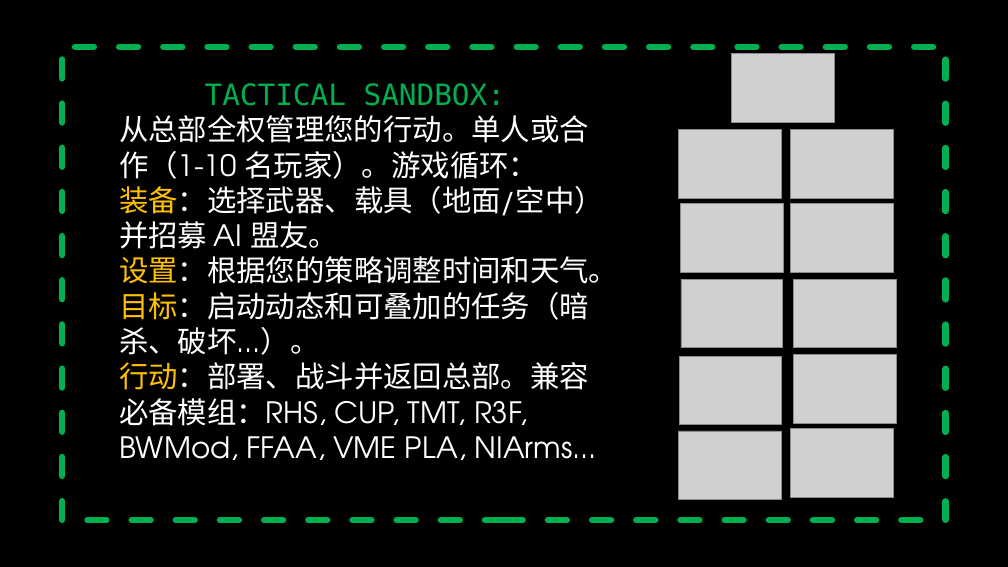
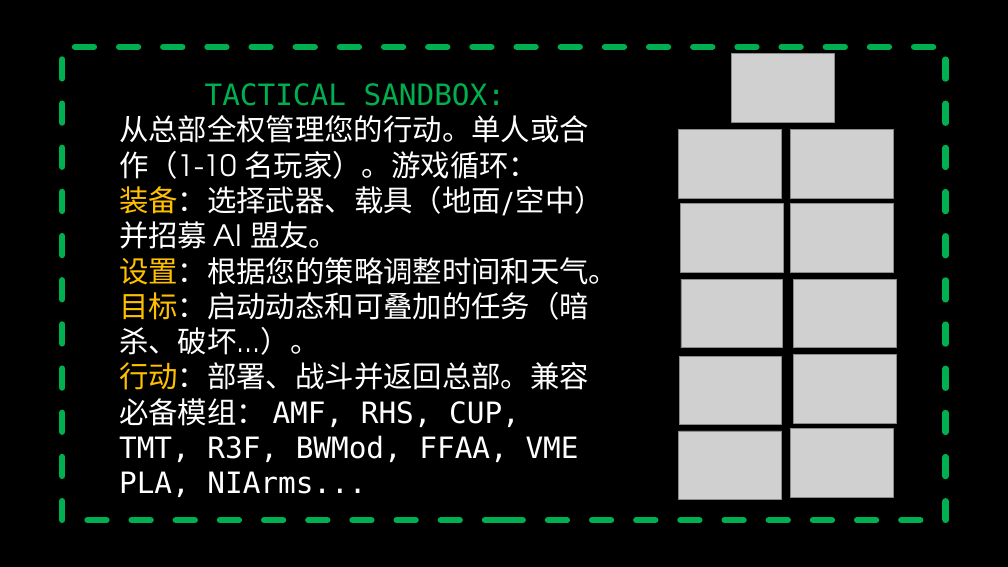
Before and after one commit to la404family/Arma3-Tactical-Sandbox, a slide deck: slide 13 of 01%20TACTICAL%20SANDBOX%20-%20Molos%20Version.Altis/other/Presentation1.pptx. Drawn at 1008x567 pixels with LibreOffice and Linux fonts; fonts in the diff are those of the drawing; grey boxes stand for pictures; background and template pictures are left out. Boxes give left, top, right and bottom in pixels: in the first picture for what was removed or moved away, otherwise in the second. Text is boxed around its words. In the diff, an @@ line names an element or a change of style, - is before the commit and + after.

```diff
--- a/01%20TACTICAL%20SANDBOX%20-%20Molos%20Version.Altis/other/Presentation1.pptx
+++ b/01%20TACTICAL%20SANDBOX%20-%20Molos%20Version.Altis/other/Presentation1.pptx
@@ text at [119, 362, 589, 497]: text changed; font TeX Gyre Adventor to DejaVu Sans Mono @@
-行动：部署、战斗并返回总部。兼容必备模组：RHS, CUP, TMT, R3F, BWMod, FFAA, VME PLA, NIArms...
+行动：部署、战斗并返回总部。兼容必备模组： AMF, RHS, CUP, TMT, R3F, BWMod, FFAA, VME PLA, NIArms...
```
Also in this commit, not shown: 11 other slides changed, 8 other files.
